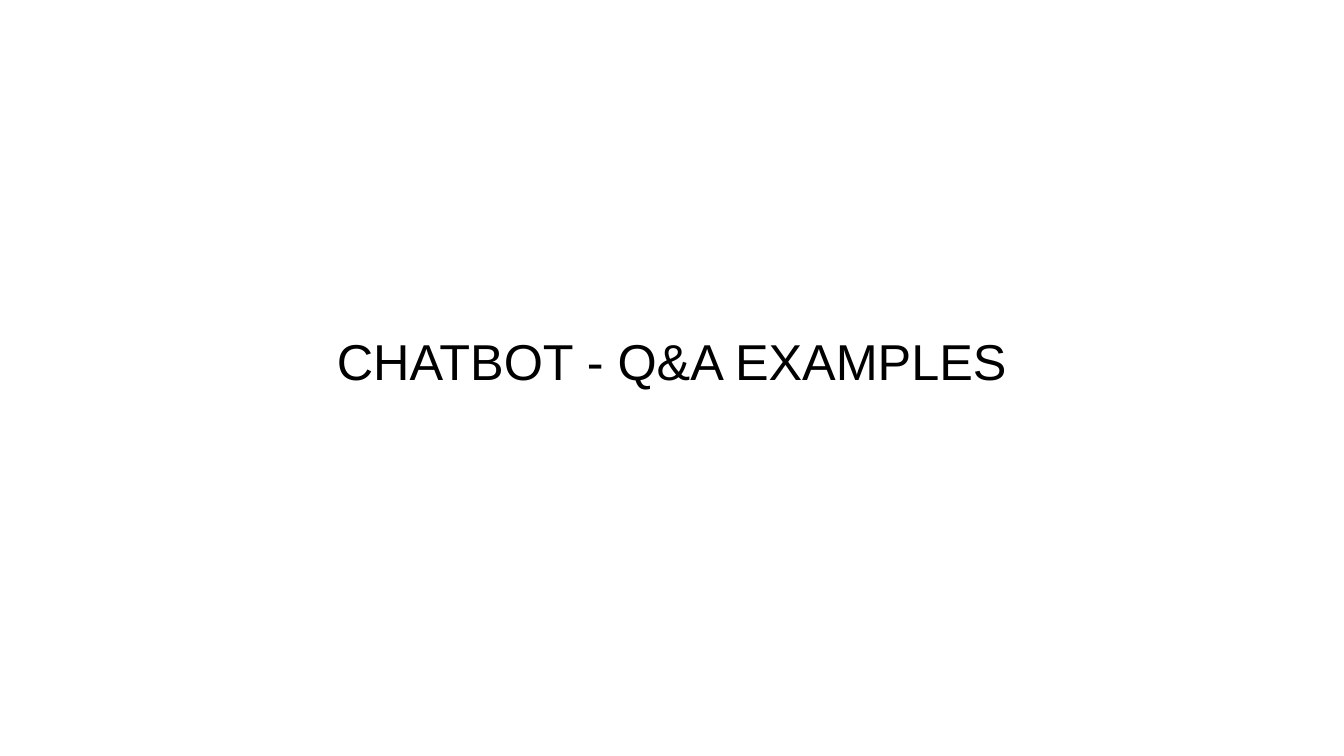
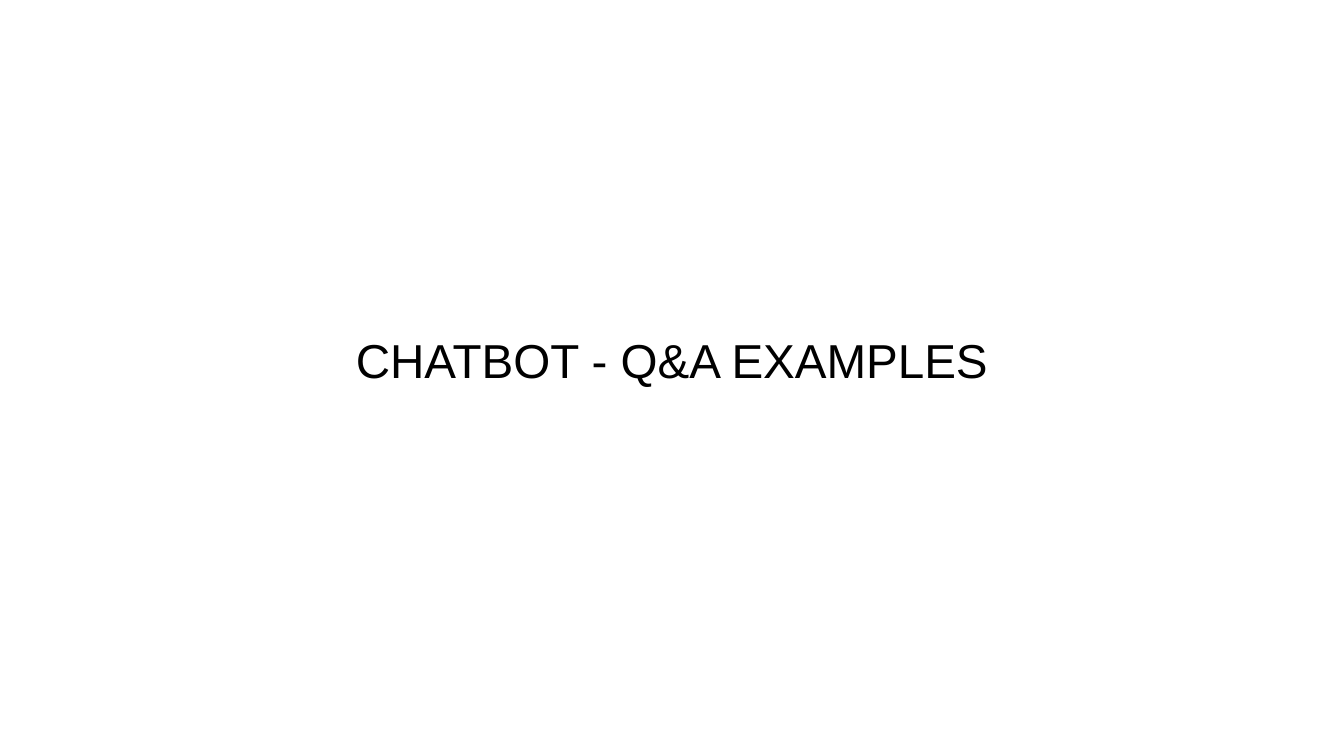
Before and after one commit to rgkannan676/Financial_Q-A_Chatbot, a slide deck: slide 11 of Kannan_QA_Chatbot_Assignment.pptx (slide 10 before the commit). Drawn at 1344x756 pixels with LibreOffice and Linux fonts; fonts in the diff are those of the drawing; background and template pictures are left out. Boxes give left, top, right and bottom in pixels: in the first picture for what was removed or moved away, otherwise in the second. Text is boxed around its words. In the diff, an @@ line names an element or a change of style, - is before the commit and + after.

```diff
--- a/Kannan_QA_Chatbot_Assignment.pptx
+++ b/Kannan_QA_Chatbot_Assignment.pptx
@@ text "CHATBOT - Q&A EXAMPLES" at <box>356,344,988,387</box>: size 36 to 34 pt @@
```
Also in this commit, not shown: 11 other slides changed, 5 slides added, 3 slides removed, 2 other files.
